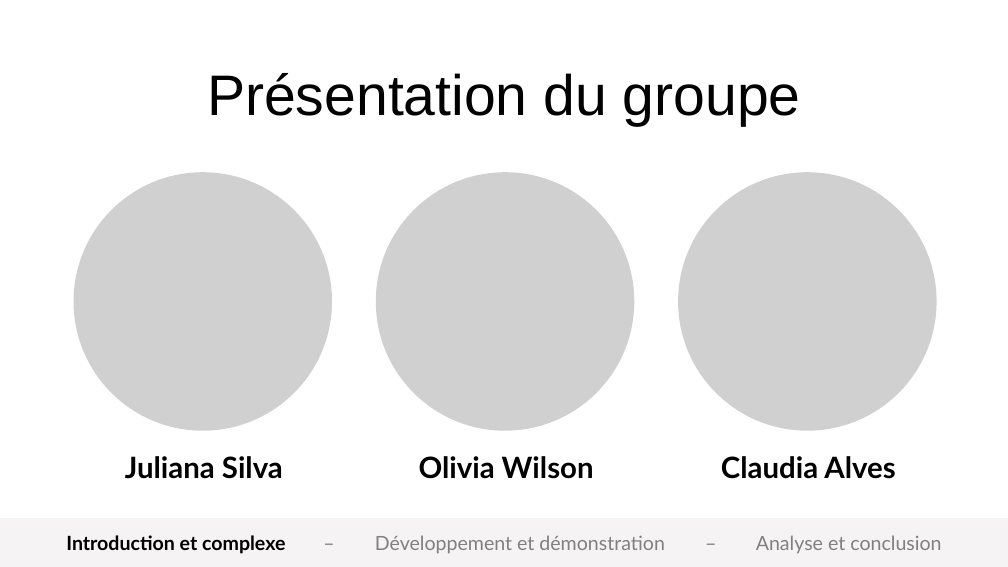
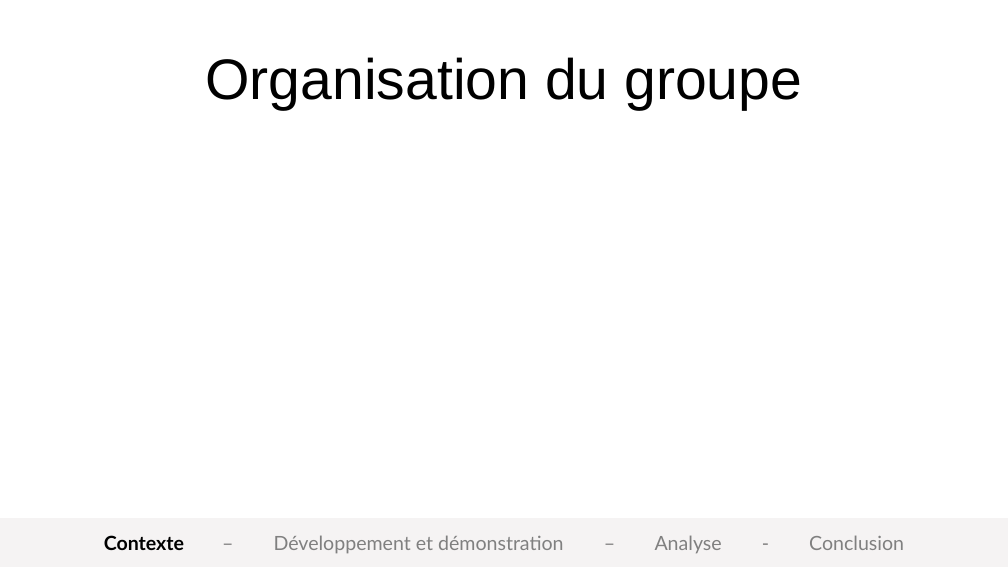
Before and after one commit to omar-sdt/CES-eat, a slide deck: slide 8 of docs/Présentation CES'eat.pptx (slide 6 before the commit). Drawn at 1008x567 pixels with LibreOffice and Linux fonts; fonts in the diff are those of the drawing; grey boxes stand for pictures; background and template pictures are left out. Boxes give left, top, right and bottom in pixels: in the first picture for what was removed or moved away, otherwise in the second. Text is boxed around its words. In the diff, an @@ line names an element or a change of style, - is before the commit and + after.

Commit message:
Add presentation of the group

```diff
--- a/docs/Présentation CES'eat.pptx
+++ b/docs/Présentation CES'eat.pptx
@@ text at (206, 57, 802, 110): text changed @@
-Présentation du groupe
+Organisation du groupe
@@ picture removed at (74, 172, 332, 431) @@
@@ picture removed at (376, 172, 635, 431) @@
@@ picture removed at (678, 172, 936, 431) @@
@@ text removed at (125, 456, 283, 479) @@
-Juliana Silva
@@ text removed at (419, 456, 594, 479) @@
-Olivia Wilson
@@ text removed at (721, 456, 895, 479) @@
-Claudia Alves
@@ text at (104, 535, 904, 554): text changed @@
-Introduction et complexe – Développement et démonstration – Analyse et conclusion
+Contexte – Développement et démonstration – Analyse - Conclusion
```
Also in this commit, not shown: 3 other slides changed, 3 slides added, 1 slide removed.
